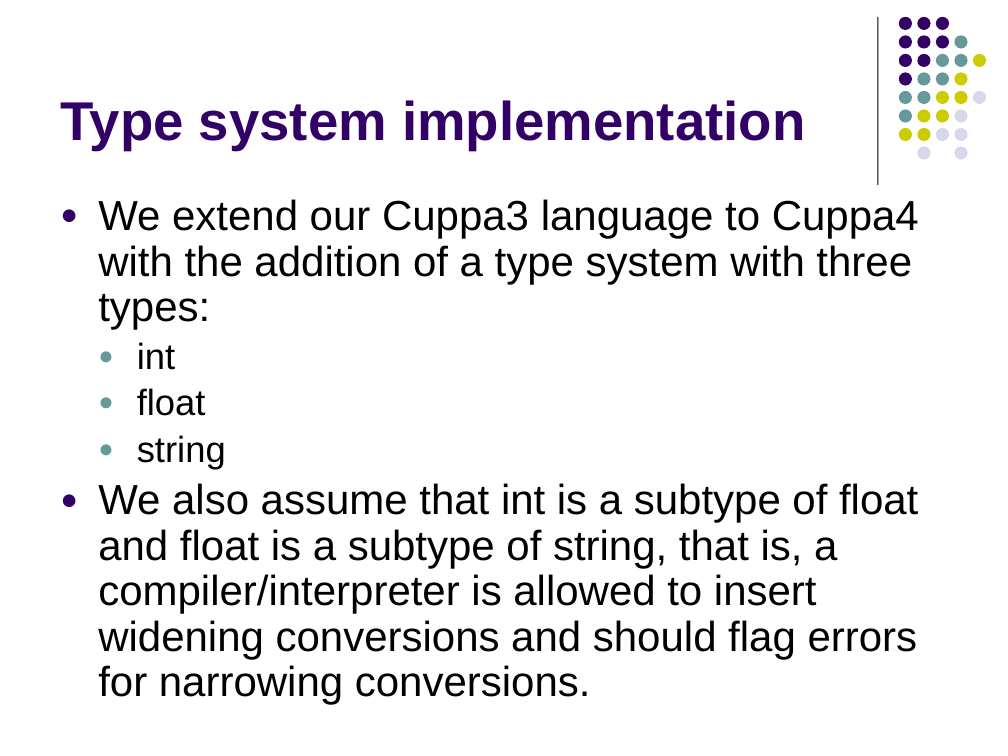
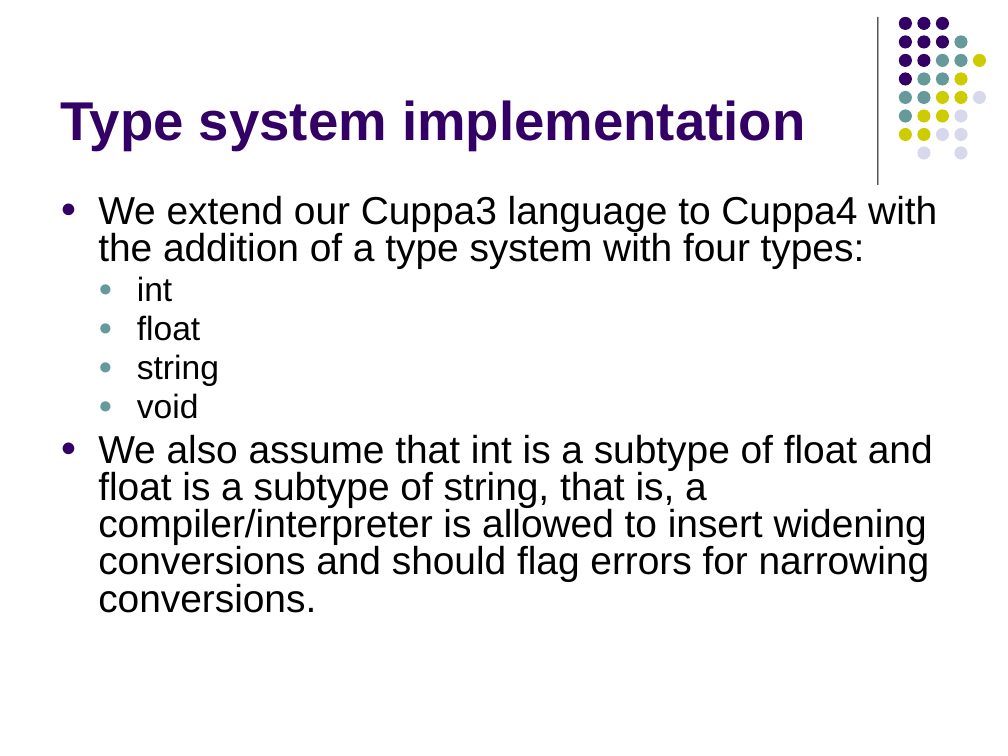
Before and after one commit to lutzhamel/CSC402, a slide deck: slide 1 of csc402-ln018.pptx. Drawn at 1008x756 pixels with LibreOffice and Linux fonts; fonts in the diff are those of the drawing. Boxes give left, top, right and bottom in pixels: in the first picture for what was removed or moved away, otherwise in the second. Text is boxed around its words. In the diff, an @@ line names an element or a change of style, - is before the commit and + after.

Commit message:
type system slide edits

```diff
--- a/csc402-ln018.pptx
+++ b/csc402-ln018.pptx
@@ text at [98, 195, 937, 268]: text changed; size 30 to 27.8 pt @@
-● We extend our Cuppa3 language to Cuppa4 with the addition of a type system with three types:
+● We extend our Cuppa3 language to Cuppa4 with the addition of a type system with four types:
@@ text at [98, 276, 933, 613]: size 26 to 24.1 pt in "int", "float", "string"; size 30 to 27.8 pt in "We also assume that int is a ..."; line spacing 0.9 to 0.8 @@
@@ text at [137, 393, 199, 419]: paragraph added @@
+  ● void
```
Also in this commit, not shown: 4 other slides changed, 4 slides added, 15 slides removed, 4 other files.
